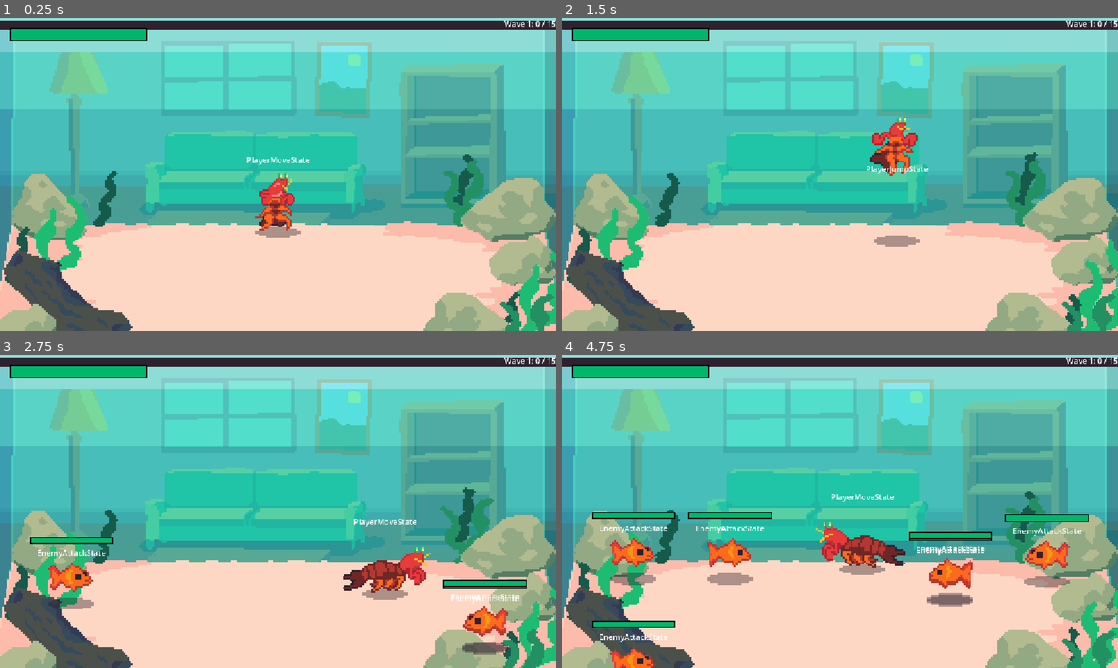
Above: before the commit, frames 1-4 (two rows, left to right).
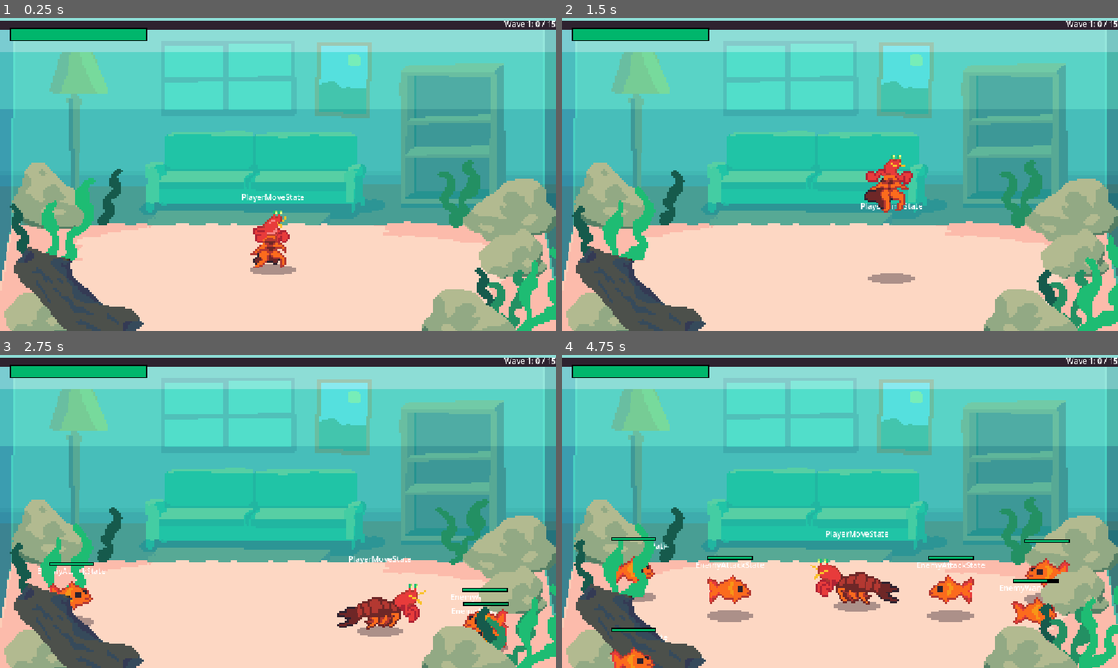
Above: after the commit, the same moments.

Repository: zhang-edward/shrimp-beat-em-up
Game: Godot game, scene res://scenes/Game.tscn
The game is run twice, just before and just after one commit, with the same random seed, the same clock (stepped at 60 frames per second) and the same inputs.
Inputs:
- Up to frame 1 (0.25 s): no input
- Up to frame 2 (1.5 s): hold Right (move_right) 0.53-1.28 s; tap F (attack) at 0.6 s; tap Space (jump) at 0.77, 0.8, 1.07, 1.35 s; hold Down (move_down) from 1.28 s (still down)
- Up to frame 3 (2.75 s): tap Space (jump) at 1.52, 1.82, 2.3 s; tap F (attack) at 1.55, 2.1 s; release Down (move_down) at 2.03 s; hold Right (move_right) from 2.03 s (still down)
- Up to frame 4 (4.75 s): release Right (move_right) at 2.78 s; hold Up (move_up) 2.78-3.53 s; tap F (attack) at 2.85, 4.35 s; tap Space (jump) at 3.02, 3.32, 3.6, 3.77, 4.07, 4.52 s; hold Left (move_left) from 3.53 s (still down)

The runs differ from the first frame. In frame 1, 9.3% of the frame differs, in the area x 0-100%, y 43-100%; in frame 2, 9.5%; in frame 3, 12%; in frame 4, 17%.

Commit message:
Add hit effects

Diff:
--- /dev/null
+++ b/animations/hit_1.tres
@@ -0,0 +1,46 @@
+[gd_resource type="SpriteFrames" format=3 uid="uid://d25eivd5o7ykd"]
+
+[ext_resource type="Texture2D" uid="uid://xglr5r80tyl7" path="res://sprites/fx/hit2.png" id="1_6ox5y"]
+
+[sub_resource type="AtlasTexture" id="AtlasTexture_yks68"]
+atlas = ExtResource("1_6ox5y")
+region = Rect2(0, 0, 32, 32)
+
+[sub_resource type="AtlasTexture" id="AtlasTexture_tsi5c"]
+atlas = ExtResource("1_6ox5y")
+region = Rect2(32, 0, 32, 32)
+
+[sub_resource type="AtlasTexture" id="AtlasTexture_jjsrk"]
+atlas = ExtResource("1_6ox5y")
+region = Rect2(64, 0, 32, 32)
+
+[sub_resource type="AtlasTexture" id="AtlasTexture_e8b52"]
+atlas = ExtResource("1_6ox5y")
+region = Rect2(96, 0, 32, 32)
+
+[sub_resource type="AtlasTexture" id="AtlasTexture_ffiwb"]
+atlas = ExtResource("1_6ox5y")
+region = Rect2(128, 0, 32, 32)
+
+[resource]
+animations = [{
+"frames": [{
+"duration": 1.0,
+"texture": SubResource("AtlasTexture_yks68")
+}, {
+"duration": 1.0,
+"texture": SubResource("AtlasTexture_tsi5c")
+}, {
+"duration": 1.0,
+"texture": SubResource("AtlasTexture_jjsrk")
+}, {
+"duration": 1.0,
+"texture": SubResource("AtlasTexture_e8b52")
+}, {
+"duration": 1.0,
+"texture": SubResource("AtlasTexture_ffiwb")
+}],
+"loop": 0,
+"name": &"default",
+"speed": 15.0
+}]
--- /dev/null
+++ b/animations/hit_2.tres
@@ -0,0 +1,46 @@
+[gd_resource type="SpriteFrames" format=3 uid="uid://bfh7nj3a8eyc0"]
+
+[ext_resource type="Texture2D" uid="uid://buqltp2xed0s0" path="res://sprites/fx/hit1.png" id="1_742sl"]
+
+[sub_resource type="AtlasTexture" id="AtlasTexture_yks68"]
+atlas = ExtResource("1_742sl")
+region = Rect2(0, 0, 32, 32)
+
+[sub_resource type="AtlasTexture" id="AtlasTexture_tsi5c"]
+atlas = ExtResource("1_742sl")
+region = Rect2(32, 0, 32, 32)
+
+[sub_resource type="AtlasTexture" id="AtlasTexture_jjsrk"]
+atlas = ExtResource("1_742sl")
+region = Rect2(64, 0, 32, 32)
+
+[sub_resource type="AtlasTexture" id="AtlasTexture_e8b52"]
+atlas = ExtResource("1_742sl")
+region = Rect2(96, 0, 32, 32)
+
+[sub_resource type="AtlasTexture" id="AtlasTexture_ffiwb"]
+atlas = ExtResource("1_742sl")
+region = Rect2(128, 0, 32, 32)
+
+[resource]
+animations = [{
+"frames": [{
+"duration": 1.0,
+"texture": SubResource("AtlasTexture_yks68")
+}, {
+"duration": 1.0,
+"texture": SubResource("AtlasTexture_tsi5c")
+}, {
+"duration": 1.0,
+"texture": SubResource("AtlasTexture_jjsrk")
+}, {
+"duration": 1.0,
+"texture": SubResource("AtlasTexture_e8b52")
+}, {
+"duration": 1.0,
+"texture": SubResource("AtlasTexture_ffiwb")
+}],
+"loop": 0,
+"name": &"default",
+"speed": 15.0
+}]
--- /dev/null
+++ b/prefab/Effect.tscn
@@ -0,0 +1,9 @@
+[gd_scene format=3 uid="uid://coeiixbxymqrg"]
+
+[ext_resource type="Script" uid="uid://bhuhnuvvneosm" path="res://scripts/utils/Effect.gd" id="1_mujol"]
+
+[node name="Effect" type="AnimatedSprite2D" unique_id=1340604837]
+z_index = 1
+position = Vector2(0.99999994, 0.99999994)
+scale = Vector2(3.5, 3.5)
+script = ExtResource("1_mujol")
--- a/prefab/Enemy.tscn
+++ b/prefab/Enemy.tscn
@@ -15,12 +15,12 @@
 size = Vector2(20, 13)
 
 [sub_resource type="CircleShape2D" id="CircleShape2D_jca2b"]
-radius = 4.1231055
+radius = 14.035668
 
 [node name="Enemy" type="CharacterBody2D" unique_id=1600955621]
 y_sort_enabled = true
-collision_layer = 0
-collision_mask = 2
+position = Vector2(109, 1)
+collision_mask = 3
 script = ExtResource("1_f08wl")
 
 [node name="Shadow" type="Sprite2D" parent="." unique_id=1327308791]
@@ -32,13 +32,14 @@
 texture = ExtResource("2_n3fxy")
 
 [node name="Healthbar" type="ProgressBar" parent="." unique_id=347754481]
+z_index = 100
 anchors_preset = 5
 anchor_left = 0.5
 anchor_right = 0.5
-offset_left = -86.0
-offset_top = -134.0
-offset_right = 87.0
-offset_bottom = -119.0
+offset_left = -47.0
+offset_top = -119.0
+offset_right = 48.0
+offset_bottom = -110.0
 grow_horizontal = 2
 theme_override_styles/background = ExtResource("7_jca2b")
 theme_override_styles/fill = ExtResource("8_2y5xi")
--- a/prefab/Player.tscn
+++ b/prefab/Player.tscn
@@ -208,7 +208,7 @@
 "speed": 8.0
 }, {
 "frames": [{
-"duration": 1.0,
+"duration": 1.5,
 "texture": SubResource("AtlasTexture_wq2nr")
 }, {
 "duration": 1.0,
@@ -255,7 +255,7 @@
 [node name="AnimatedSprite2D" type="AnimatedSprite2D" parent="." unique_id=1104767220]
 scale = Vector2(4, 4)
 sprite_frames = SubResource("SpriteFrames_mod73")
-animation = &"jump_uppercut"
+animation = &"punch_2"
 offset = Vector2(0, -17.36)
 
 [node name="HurtBox" type="Area2D" parent="AnimatedSprite2D" unique_id=669237323 node_paths=PackedStringArray("parent")]
@@ -290,21 +290,29 @@
 jump_slam_state = NodePath("../PlayerJumpSlamState")
 uppercut_state = NodePath("../PlayerUppercutState")
 
-[node name="PlayerPunchState" type="Node" parent="StateMachine" unique_id=1541438198 node_paths=PackedStringArray("move_state")]
+[node name="PlayerPunchState" type="Node" parent="StateMachine" unique_id=370192196 node_paths=PackedStringArray("move_state")]
 script = ExtResource("7_dbxf5")
 move_state = NodePath("../PlayerMoveState")
-metadata/_custom_type_script = "uid://x410y8jwway8"
+
+[node name="HitLocation" type="Marker2D" parent="StateMachine/PlayerPunchState" unique_id=319063507]
+position = Vector2(79, -75)
 
 [node name="PlayerJumpSlamState" type="Node" parent="StateMachine" unique_id=1353709993 node_paths=PackedStringArray("move_state")]
 script = ExtResource("8_238m6")
 move_state = NodePath("../PlayerMoveState")
 metadata/_custom_type_script = "uid://bp0g6soj8yibj"
+
+[node name="HitLocation" type="Marker2D" parent="StateMachine/PlayerJumpSlamState" unique_id=1111550724]
+position = Vector2(53, -46)
 
 [node name="PlayerUppercutState" type="Node" parent="StateMachine" unique_id=1534132963 node_paths=PackedStringArray("move_state", "jump_state")]
 script = ExtResource("9_l5s2s")
 move_state = NodePath("../PlayerMoveState")
 jump_state = NodePath("../PlayerJumpState")
 metadata/_custom_type_script = "uid://bl1887ka2oobh"
+
+[node name="HitLocation" type="Marker2D" parent="StateMachine/PlayerUppercutState" unique_id=1409619424]
+position = Vector2(36, -157)
 
 [node name="DebugStateMachineLabel" type="Label" parent="." unique_id=11757401 node_paths=PackedStringArray("state_machine")]
 anchors_preset = 5
--- a/scenes/Game.tscn
+++ b/scenes/Game.tscn
@@ -4,6 +4,7 @@
 [ext_resource type="PackedScene" uid="uid://cng8xwc74kx24" path="res://prefab/EnemySpawner.tscn" id="2_aug50"]
 [ext_resource type="StyleBox" uid="uid://tu5xpycc3rfh" path="res://prefab/styles/healthbar_bg.tres" id="2_kiw3p"]
 [ext_resource type="PackedScene" uid="uid://cyj1qui0kg5gk" path="res://prefab/Player.tscn" id="2_qbsmt"]
+[ext_resource type="Script" uid="uid://daxls4bv7fclg" path="res://scripts/utils/EffectManager.gd" id="2_vjgi4"]
 [ext_resource type="StyleBox" uid="uid://bpb3vlcuriyr1" path="res://prefab/styles/healthbar_fill.tres" id="3_400sg"]
 [ext_resource type="PackedScene" uid="uid://s4vk1a005tvq" path="res://prefab/Enemy.tscn" id="4_78awf"]
 [ext_resource type="Texture2D" uid="uid://b6a6t3gkcmgxs" path="res://sprites/bg_sm.png" id="4_400sg"]
@@ -17,9 +18,6 @@
 [ext_resource type="Script" uid="uid://ghmm1evp356x" path="res://scripts/PropWithRandomizedAnimation.gd" id="14_vjgi4"]
 [ext_resource type="Texture2D" uid="uid://bugjdi2mb3dmu" path="res://sprites/props/seaweed_2.png" id="14_y5y3l"]
 
-[sub_resource type="RectangleShape2D" id="RectangleShape2D_mod73"]
-size = Vector2(1216, 389)
-
 [sub_resource type="AtlasTexture" id="AtlasTexture_kyk2p"]
 atlas = ExtResource("9_r7sob")
 region = Rect2(0, 0, 48, 64)
@@ -107,12 +105,20 @@
 "speed": 5.0
 }]
 
+[sub_resource type="RectangleShape2D" id="RectangleShape2D_mod73"]
+size = Vector2(1216, 389)
+
 [node name="Game" type="Node2D" unique_id=67653856]
 script = ExtResource("1_ibkli")
 
-[node name="EnemySpawner" parent="." unique_id=1590747713 node_paths=PackedStringArray("player_ref") instance=ExtResource("2_aug50")]
-player_ref = NodePath("../Player")
+[node name="EffectManager" type="Node2D" parent="." unique_id=626913341]
+script = ExtResource("2_vjgi4")
+
+[node name="EnemySpawner" parent="." unique_id=1590747713 node_paths=PackedStringArray("player_ref", "enemies_folder") instance=ExtResource("2_aug50")]
+unique_name_in_owner = true
+player_ref = NodePath("../Entities/Player")
 enemy_scene = ExtResource("4_78awf")
+enemies_folder = NodePath("../Entities/Enemies")
 
 [node name="CanvasLayer" type="CanvasLayer" parent="." unique_id=1452419952]
 
@@ -136,21 +142,139 @@
 grow_horizontal = 0
 text = "Wave 1: 0/15"
 
+[node name="Entities" type="Node2D" parent="." unique_id=1719935909]
+y_sort_enabled = true
+
+[node name="Player" parent="Entities" unique_id=1699568361 node_paths=PackedStringArray("healthbar") instance=ExtResource("2_qbsmt")]
+y_sort_enabled = true
+position = Vector2(-11, 192)
+healthbar = NodePath("../../CanvasLayer/Healthbar")
+
+[node name="Props" type="Node2D" parent="Entities" unique_id=1314156249]
+y_sort_enabled = true
+
+[node name="Rock1" type="Sprite2D" parent="Entities/Props" unique_id=1480612877]
+y_sort_enabled = true
+position = Vector2(-471, 104)
+scale = Vector2(4, 4)
+texture = ExtResource("9_3xj3m")
+offset = Vector2(0, -16)
+
+[node name="Log1" type="Sprite2D" parent="Entities/Props" unique_id=1657274146]
+y_sort_enabled = true
+position = Vector2(-408, 321)
+scale = Vector2(4, 4)
+texture = ExtResource("8_2rd6h")
+offset = Vector2(0, -15)
+
+[node name="Rock2" type="Sprite2D" parent="Entities/Props" unique_id=337832543]
+y_sort_enabled = true
+position = Vector2(475, 133)
+scale = Vector2(4, 4)
+texture = ExtResource("10_mcffj")
+offset = Vector2(0, -16)
+
+[node name="Rock5" type="Sprite2D" parent="Entities/Props" unique_id=147509202]
+y_sort_enabled = true
+position = Vector2(402, 362)
+scale = Vector2(4, 4)
+texture = ExtResource("10_mcffj")
+offset = Vector2(0, -16)
+flip_h = true
+
+[node name="Rock3" type="Sprite2D" parent="Entities/Props" unique_id=767440676]
+y_sort_enabled = true
+position = Vector2(-496, 318)
+scale = Vector2(4, 4)
+texture = ExtResource("11_2rd6h")
+offset = Vector2(0, -8)
+
+[node name="Rock4" type="Sprite2D" parent="Entities/Props" unique_id=107203615]
+y_sort_enabled = true
+position = Vector2(489, 201)
+scale = Vector2(4, 4)
+texture = ExtResource("11_2rd6h")
+offset = Vector2(0, -9)
+
+[node name="Seaweed4" type="AnimatedSprite2D" parent="Entities/Props" unique_id=2033097957]
+y_sort_enabled = true
+position = Vector2(-445, 212)
+scale = Vector2(4, 4)
+sprite_frames = SubResource("SpriteFrames_7ua8r")
+offset = Vector2(0, -24)
+script = ExtResource("14_vjgi4")
+
+[node name="Seaweed1" type="AnimatedSprite2D" parent="Entities/Props" unique_id=1320274558]
+y_sort_enabled = true
+position = Vector2(-354, 104)
+scale = Vector2(4, 4)
+sprite_frames = SubResource("SpriteFrames_mod73")
+offset = Vector2(0, -15.08)
+script = ExtResource("14_vjgi4")
+
+[node name="Seaweed5" type="AnimatedSprite2D" parent="Entities/Props" unique_id=330900740]
+y_sort_enabled = true
+position = Vector2(-524, 177)
+scale = Vector2(4, 4)
+sprite_frames = SubResource("SpriteFrames_mod73")
+offset = Vector2(0, -15.08)
+flip_h = true
+script = ExtResource("14_vjgi4")
+
+[node name="Seaweed6" type="AnimatedSprite2D" parent="Entities/Props" unique_id=1572573585]
+y_sort_enabled = true
+position = Vector2(441, 310)
+scale = Vector2(4, 4)
+sprite_frames = SubResource("SpriteFrames_mod73")
+offset = Vector2(0, -15.08)
+flip_h = true
+script = ExtResource("14_vjgi4")
+
+[node name="Seaweed2" type="AnimatedSprite2D" parent="Entities/Props" unique_id=229547631]
+y_sort_enabled = true
+position = Vector2(374, 102)
+scale = Vector2(4, 4)
+sprite_frames = SubResource("SpriteFrames_2rd6h")
+offset = Vector2(0, -16)
+script = ExtResource("14_vjgi4")
+
+[node name="Seaweed7" type="AnimatedSprite2D" parent="Entities/Props" unique_id=2006825326]
+y_sort_enabled = true
+position = Vector2(478, 330)
+scale = Vector2(4, 4)
+sprite_frames = SubResource("SpriteFrames_2rd6h")
+offset = Vector2(0, -16)
+script = ExtResource("14_vjgi4")
+
+[node name="Seaweed3" type="AnimatedSprite2D" parent="Entities/Props" unique_id=734721757]
+y_sort_enabled = true
+position = Vector2(543, 338)
+scale = Vector2(4, 4)
+sprite_frames = SubResource("SpriteFrames_7ua8r")
+offset = Vector2(0, -24)
+script = ExtResource("14_vjgi4")
+
+[node name="Enemies" type="Node2D" parent="Entities" unique_id=1390980745]
+y_sort_enabled = true
+
 [node name="BG" type="Node2D" parent="." unique_id=1544554596]
 z_index = -100
+metadata/_edit_lock_ = true
 
 [node name="BG2" type="Sprite2D" parent="BG" unique_id=1083088022]
 position = Vector2(18, 25)
 scale = Vector2(3.8, 3.8)
 texture = ExtResource("4_g4kob")
+metadata/_edit_lock_ = true
 
 [node name="StaticBody2D" type="StaticBody2D" parent="BG" unique_id=432593465]
 position = Vector2(1, 41)
 collision_layer = 2
 collision_mask = 3
+metadata/_edit_lock_ = true
 
 [node name="CollisionShape2D" type="CollisionShape2D" parent="BG/StaticBody2D" unique_id=1428512183]
-position = Vector2(0, -129.5)
+position = Vector2(1, -129)
 shape = SubResource("RectangleShape2D_mod73")
 
 [node name="BG" type="Sprite2D" parent="BG" unique_id=427071469]
@@ -159,110 +283,4 @@
 texture = ExtResource("4_400sg")
 metadata/_edit_lock_ = true
 
-[node name="Props" type="Node2D" parent="BG" unique_id=1314156249]
-y_sort_enabled = true
-
-[node name="Rock1" type="Sprite2D" parent="BG/Props" unique_id=1480612877]
-y_sort_enabled = true
-position = Vector2(-471, 64)
-scale = Vector2(4, 4)
-texture = ExtResource("9_3xj3m")
-
-[node name="Seaweed4" type="AnimatedSprite2D" parent="BG/Props" unique_id=2033097957]
-y_sort_enabled = true
-position = Vector2(-457, 134)
-scale = Vector2(4, 4)
-sprite_frames = SubResource("SpriteFrames_7ua8r")
-
-[node name="Log1" type="Sprite2D" parent="BG/Props" unique_id=1657274146]
-y_sort_enabled = true
-position = Vector2(-430, 267)
-scale = Vector2(4, 4)
-texture = ExtResource("8_2rd6h")
-
-[node name="Rock2" type="Sprite2D" parent="BG/Props" unique_id=337832543]
-y_sort_enabled = true
-position = Vector2(472, 67)
-scale = Vector2(4, 4)
-texture = ExtResource("10_mcffj")
-
-[node name="Rock5" type="Sprite2D" parent="BG/Props" unique_id=147509202]
-y_sort_enabled = true
-position = Vector2(405, 306)
-scale = Vector2(4, 4)
-texture = ExtResource("10_mcffj")
-flip_h = true
-
-[node name="Rock3" type="Sprite2D" parent="BG/Props" unique_id=767440676]
-y_sort_enabled = true
-position = Vector2(-520, 320)
-scale = Vector2(4, 4)
-texture = ExtResource("11_2rd6h")
-
-[node name="Rock4" type="Sprite2D" parent="BG/Props" unique_id=107203615]
-y_sort_enabled = true
-position = Vector2(509, 179)
-scale = Vector2(4, 4)
-texture = ExtResource("11_2rd6h")
-
-[node name="Seaweed1" type="AnimatedSprite2D" parent="BG/Props" unique_id=1320274558]
-y_sort_enabled = true
-position = Vector2(-363, 48)
-scale = Vector2(4, 4)
-sprite_frames = SubResource("SpriteFrames_mod73")
-script = ExtResource("14_vjgi4")
-
-[node name="Seaweed5" type="AnimatedSprite2D" parent="BG/Props" unique_id=1115548731]
-y_sort_enabled = true
-position = Vector2(-545, 165)
-scale = Vector2(4, 4)
-sprite_frames = SubResource("SpriteFrames_mod73")
-script = ExtResource("14_vjgi4")
-
-[node name="Seaweed6" type="AnimatedSprite2D" parent="BG/Props" unique_id=394168622]
-y_sort_enabled = true
-position = Vector2(470, 300)
-scale = Vector2(4, 4)
-sprite_frames = SubResource("SpriteFrames_mod73")
-script = ExtResource("14_vjgi4")
-
-[node name="Seaweed7" type="AnimatedSprite2D" parent="BG/Props" unique_id=252729465]
-y_sort_enabled = true
-position = Vector2(379, 10)
-scale = Vector2(4, 4)
-sprite_frames = SubResource("SpriteFrames_mod73")
-script = ExtResource("14_vjgi4")
-
-[node name="Seaweed8" type="AnimatedSprite2D" parent="BG/Props" unique_id=549791846]
-y_sort_enabled = true
-position = Vector2(379, 10)
-scale = Vector2(4, 4)
-sprite_frames = SubResource("SpriteFrames_mod73")
-script = ExtResource("14_vjgi4")
-
-[node name="Seaweed2" type="AnimatedSprite2D" parent="BG/Props" unique_id=229547631]
-y_sort_enabled = true
-position = Vector2(383, 36)
-scale = Vector2(4, 4)
-sprite_frames = SubResource("SpriteFrames_2rd6h")
-script = ExtResource("14_vjgi4")
-
-[node name="Seaweed9" type="AnimatedSprite2D" parent="BG/Props" unique_id=1822835902]
-y_sort_enabled = true
-position = Vector2(507, 311)
-scale = Vector2(4, 4)
-sprite_frames = SubResource("SpriteFrames_2rd6h")
-script = ExtResource("14_vjgi4")
-
-[node name="Seaweed3" type="AnimatedSprite2D" parent="BG/Props" unique_id=734721757]
-y_sort_enabled = true
-position = Vector2(544, 250)
-scale = Vector2(4, 4)
-sprite_frames = SubResource("SpriteFrames_7ua8r")
-script = ExtResource("14_vjgi4")
-
-[node name="Player" parent="." unique_id=1699568361 node_paths=PackedStringArray("healthbar") instance=ExtResource("2_qbsmt")]
-position = Vector2(0, 100)
-healthbar = NodePath("../CanvasLayer/Healthbar")
-
 [node name="Camera2D" type="Camera2D" parent="." unique_id=983189321]
--- a/scripts/EnemySpawner.gd
+++ b/scripts/EnemySpawner.gd
@@ -3,6 +3,7 @@
 
 @export var player_ref: Player
 @export var enemy_scene: PackedScene
+@export var enemies_folder: Node2D # all y-sorted entities need to be under the same node
 var LEFT_SIDE: Vector2
 var RIGHT_SIDE: Vector2
 var spawn_config: WaveSpawnConfig
@@ -37,13 +38,13 @@
 			var rand_config = configs.pick_random() as EnemyConfig
 			var new_enemy = enemy_scene.instantiate() as Enemy
 			new_enemy.initialize(player_ref, rand_config)
-			add_child(new_enemy)
+			enemies_folder.add_child(new_enemy)
 			var starting_pos = LEFT_SIDE if randi_range(0, 1) == 0 else RIGHT_SIDE
 			starting_pos.y = randi_range(100, 400)
 			new_enemy.global_position = starting_pos
 
 func get_num_enemies_on_screen():
-	return get_children().filter(func(c): return is_instance_valid(c) and c is Enemy).size()
+	return enemies_folder.get_children().filter(func(c): return is_instance_valid(c) and c is Enemy).size()
 
 func clear_curr_enemies():
 	for c in get_children():
--- a/scripts/Game.gd
+++ b/scripts/Game.gd
@@ -1,7 +1,7 @@
 class_name Game
 extends Node2D
 
-@onready var enemy_spawner = $EnemySpawner as EnemySpawner
+@onready var enemy_spawner = %EnemySpawner as EnemySpawner
 @onready var wave_stats_label = $CanvasLayer/WaveStats as Label
 
 # Called when the node enters the scene tree for the first time.
--- /dev/null
+++ b/scripts/HitEffectRegistry.gd
@@ -0,0 +1,4 @@
+class_name HitEffectRegistry
+
+const HIT_EFFECT_1: SpriteFrames = preload("res://animations/hit_1.tres")
+const HIT_EFFECT_2: SpriteFrames = preload("res://animations/hit_2.tres")
--- a/scripts/Hitbox.gd
+++ b/scripts/Hitbox.gd
@@ -9,10 +9,11 @@
 var _collide_with: CollideableTypes = CollideableTypes.Enemy
 var _damage: int
 var _source: Node2D
+var _effect_anim: SpriteFrames
 
 @onready var _collision_shape: CollisionShape2D = $CollisionShape2D
 
-func init(pos: Vector2, size: Vector2, lifetime: float, collide_with: CollideableTypes, damage: int, source: Node2D):
+func init(pos: Vector2, size: Vector2, lifetime: float, collide_with: CollideableTypes, damage: int, source: Node2D, effect_anim: SpriteFrames = null):
 	position = pos
 	_collide_with = collide_with
 	_collision_shape.shape = RectangleShape2D.new()
@@ -20,6 +21,7 @@
 	_life_timer = lifetime
 	_damage = damage
 	_source = source
+	_effect_anim = effect_anim
 	area_entered.connect(_handle_area_entered)
 
 func _process(delta):
@@ -42,4 +44,11 @@
 		elif hurtbox.parent is Enemy and _collide_with == CollideableTypes.Enemy:
 			var enemy = hurtbox.parent as Enemy
 			enemy.damage(_damage, _source)
+			spawn_effect(lerp(global_position, enemy.position, 0.5))
 			Hitstop.freeze([_source, enemy])
+
+func spawn_effect(pos: Vector2):
+	var config = EffectConfig.new()
+	config.pos = pos
+	config.anim = _effect_anim
+	EffectManager.spawn_effect(config)
--- a/scripts/enemy_states/EnemyAttackState.gd
+++ b/scripts/enemy_states/EnemyAttackState.gd
@@ -40,7 +40,7 @@
 			enemy.add_child(hitbox)
 			var sprite_size = enemy.get_sprite_size()
 			var hitbox_offset = Vector2(-50, -sprite_size.y / 3) if enemy.sprite.flip_h else Vector2(50, -sprite_size.y / 3)
-			hitbox.init(hitbox_offset, Vector2(64, 64), 0.25, Hitbox.CollideableTypes.Player, 10, enemy)
+			hitbox.init(hitbox_offset, Vector2(64, 64), 0.25, Hitbox.CollideableTypes.Player, 10, enemy, HitEffectRegistry.HIT_EFFECT_1)
 		else:
 			attack_timer -= _delta
 
--- a/scripts/player_states/PlayerJumpSlamState.gd
+++ b/scripts/player_states/PlayerJumpSlamState.gd
@@ -19,7 +19,7 @@
 	var hitbox = hitbox_scene.instantiate()
 	player.sprite.add_child(hitbox)
 	var hitbox_offset = Vector2(-10, -10) if player.sprite.flip_h else Vector2(10, -10)
-	hitbox.init(hitbox_offset, Vector2(24, 24), 0.25, Hitbox.CollideableTypes.Enemy, 10, player)
+	hitbox.init(hitbox_offset, Vector2(24, 24), 0.25, Hitbox.CollideableTypes.Enemy, 10, player, HitEffectRegistry.HIT_EFFECT_1)
 
 func physics_update(delta: float) -> void:
 	var direction_x = Input.get_axis("move_left", "move_right")
--- a/scripts/player_states/PlayerPunchState.gd
+++ b/scripts/player_states/PlayerPunchState.gd
@@ -2,7 +2,7 @@
 extends PlayerState
 
 const NUDGE_MOVE_SPEED = 50.0
-const RECOVERY_TIME := 0.2
+const RECOVERY_TIMES := [0.2, 0.2, 0.4]
 const BUFFER_WINDOW := 0.2
 
 @export var move_state: PlayerMoveState
@@ -13,14 +13,15 @@
 var comboing: bool
 
 func enter(msg := {}) -> void:
-	recovery_timer = RECOVERY_TIME
 	combo_index = msg["combo_index"] if msg.has("combo_index") else 0
+	recovery_timer = RECOVERY_TIMES[combo_index]
 
 	var hitbox = hitbox_scene.instantiate()
 	player.add_child(hitbox)
-	var sprite_size = player.get_sprite_size()
-	var hitbox_offset = Vector2(-50, -sprite_size.y / 3) if player.sprite.flip_h else Vector2(50, -sprite_size.y / 3)
-	hitbox.init(hitbox_offset, Vector2(48, 48), 0.25, Hitbox.CollideableTypes.Enemy, 10, player)
+	# var sprite_size = player.get_sprite_size()
+	var hitbox_offset = $HitLocation.position
+	hitbox_offset.x *= -1 if player.sprite.flip_h else 1
+	hitbox.init(hitbox_offset, Vector2(96, 96), 0.25, Hitbox.CollideableTypes.Enemy, 10, player, HitEffectRegistry.HIT_EFFECT_1)
 
 	var anim = "punch_" + str(combo_index)
 	player.sprite.play(anim)
--- a/scripts/player_states/PlayerUppercutState.gd
+++ b/scripts/player_states/PlayerUppercutState.gd
@@ -20,7 +20,7 @@
 	var hitbox = hitbox_scene.instantiate()
 	player.sprite.add_child(hitbox)
 	var hitbox_offset = Vector2(-10, -10) if player.sprite.flip_h else Vector2(10, -10)
-	hitbox.init(hitbox_offset, Vector2(24, 24), 0.25, Hitbox.CollideableTypes.Enemy, 10, player)
+	hitbox.init(hitbox_offset, Vector2(24, 24), 0.25, Hitbox.CollideableTypes.Enemy, 10, player, HitEffectRegistry.HIT_EFFECT_1)
 
 func physics_update(delta: float) -> void:
 	var direction_x = Input.get_axis("move_left", "move_right")
--- /dev/null
+++ b/scripts/utils/Effect.gd
@@ -0,0 +1,9 @@
+class_name Effect
+extends AnimatedSprite2D
+
+# Called when the node enters the scene tree for the first time.
+func _ready():
+	animation_finished.connect(_on_animation_finished)
+
+func _on_animation_finished():
+	queue_free()
--- /dev/null
+++ b/scripts/utils/EffectConfig.gd
@@ -0,0 +1,4 @@
+class_name EffectConfig
+
+var anim: SpriteFrames
+var pos: Vector2
--- /dev/null
+++ b/scripts/utils/EffectManager.gd
@@ -0,0 +1,20 @@
+class_name EffectManager
+extends Node2D
+
+static var instance: EffectManager
+static var _effect_scene: PackedScene = preload("res://prefab/Effect.tscn")
+
+func _ready() -> void:
+	if instance == null:
+		instance = self
+	else:
+		printerr("Multiple Effect Manager instances!")
+		queue_free()
+
+static func spawn_effect(config: EffectConfig):
+	var effect: Effect = _effect_scene.instantiate()
+	instance.add_child(effect)
+	effect.position = config.pos + Vector2(randf_range(-20, 20), randf_range(-20, 20))
+	effect.sprite_frames = config.anim
+	effect.rotation = randf_range(0, TAU)
+	effect.play()
Not shown, added: scripts/HitEffectRegistry.gd.uid
Not shown, added: scripts/utils/Effect.gd.uid
Not shown, added: scripts/utils/EffectConfig.gd.uid
Not shown, added: scripts/utils/EffectManager.gd.uid
Binary file added: sprites/fx/hit1.aseprite
Binary file added: sprites/fx/hit1.png
Not shown, added: sprites/fx/hit1.png.import
Binary file added: sprites/fx/hit2.aseprite
Binary file added: sprites/fx/hit2.png
Not shown, added: sprites/fx/hit2.png.import
